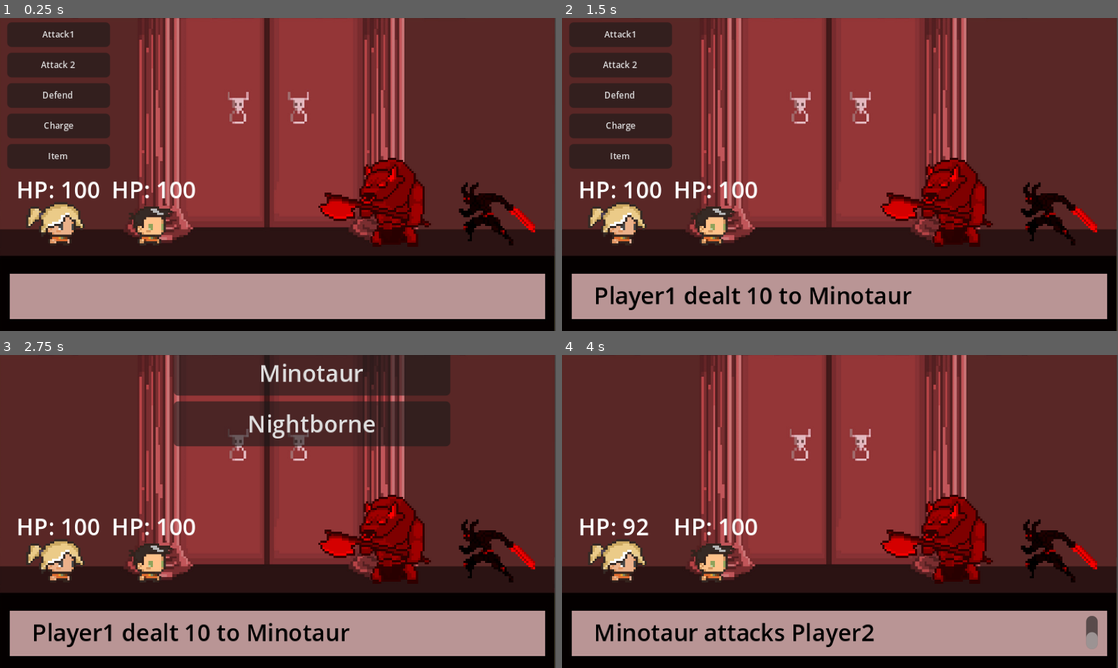
Above: before the commit, frames 1-4 (two rows, left to right).
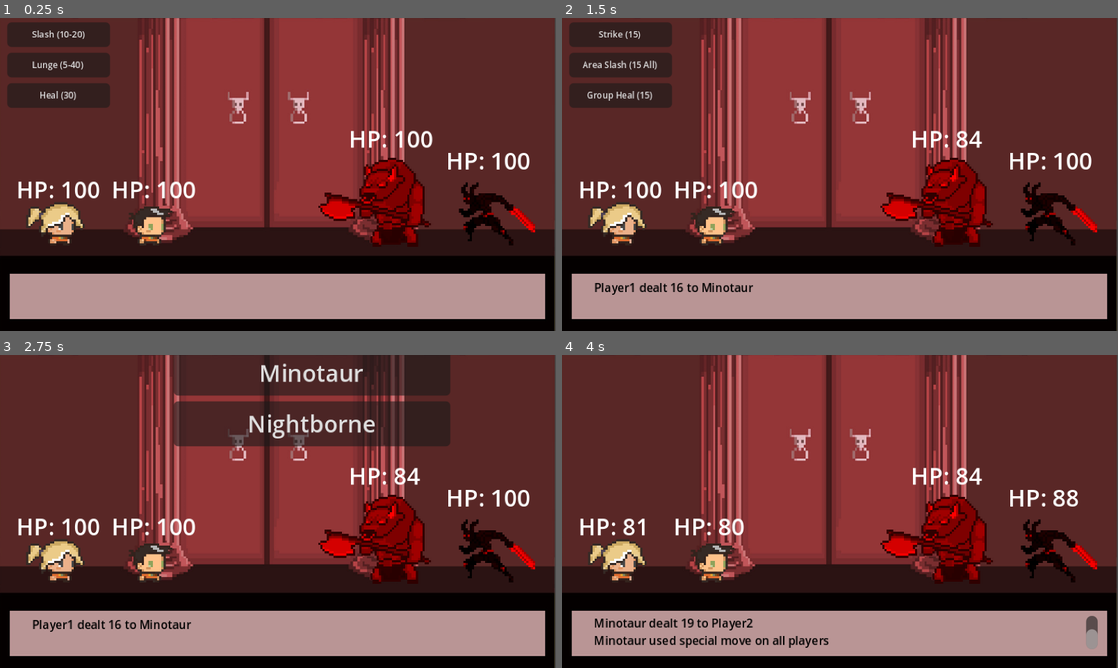
Above: after the commit, the same moments.

Repository: lucasjanta/turn-based-JRPG
Game: Godot game, scene res://scenes/combat_scene.tscn
The game is run twice, just before and just after one commit, with the same random seed, the same clock (stepped at 60 frames per second) and the same inputs.
Inputs:
- Up to frame 1 (0.25 s): no input
- Up to frame 2 (1.5 s): click "Attack1" (after the commit: "Slash (10-20)") at 0.5 s; click "Minotaur" at 1.25 s
- Up to frame 3 (2.75 s): click "Attack1" (after the commit: "Strike (15)") at 2 s
- Up to frame 4 (4 s): click "Nightborne" at 2.75 s; tap Enter at 3.5 s

The runs differ from the first frame. In frame 1, 3.9% of the frame differs, in the area x 1-96%, y 4-49%; in frame 2, 5.5%, in the area x 1-96%, y 4-94%; in frame 3, 2.2%; in frame 4, 2.8%.

Commit message:
almost everything working

Diff:
--- a/scenes/combat_scene.tscn
+++ b/scenes/combat_scene.tscn
@@ -61,6 +61,13 @@
 texture = ExtResource("8_g0m11")
 flip_h = true
 
+[node name="hplabel3" type="Label" parent="Minotaur"]
+offset_left = -29.0
+offset_top = -62.0
+offset_right = 29.0
+offset_bottom = -39.0
+text = "HP: 100"
+
 [node name="Nightborne" type="Node2D" parent="." groups=["enemies"]]
 position = Vector2(338, 121)
 script = ExtResource("6_6sw3s")
@@ -70,6 +77,13 @@
 scale = Vector2(1.5, 1.5)
 texture = ExtResource("10_5qq3q")
 flip_h = true
+
+[node name="hplabel4" type="Label" parent="Nightborne"]
+offset_left = -30.0
+offset_top = -34.0
+offset_right = 28.0
+offset_bottom = -11.0
+text = "HP: 100"
 
 [node name="UI" type="Control" parent="."]
 layout_mode = 3
@@ -93,20 +107,10 @@
 theme_override_font_sizes/font_size = 6
 text = "Attack 2"
 
-[node name="Defend" type="Button" parent="UI/ActionMenu"]
+[node name="Heal" type="Button" parent="UI/ActionMenu"]
 layout_mode = 2
 theme_override_font_sizes/font_size = 6
-text = "Defend"
-
-[node name="Charge" type="Button" parent="UI/ActionMenu"]
-layout_mode = 2
-theme_override_font_sizes/font_size = 6
-text = "Charge"
-
-[node name="Item" type="Button" parent="UI/ActionMenu"]
-layout_mode = 2
-theme_override_font_sizes/font_size = 6
-text = "Item"
+text = "Heal"
 
 [node name="TargetSelector" type="Control" parent="UI"]
 layout_mode = 1
@@ -136,4 +140,5 @@
 grow_horizontal = 2
 grow_vertical = 0
 theme_override_colors/default_color = Color(0, 0, 0, 1)
+theme_override_font_sizes/normal_font_size = 8
 scroll_following = true
--- a/scripts/CombatScene.gd
+++ b/scripts/CombatScene.gd
@@ -19,9 +19,14 @@
 	if is_battle_over():
 		return
 
+	# Remove mortos da fila
+	turn_queue = turn_queue.filter(func(actor): return not actor.is_dead())
+
+	if turn_queue.size() == 0:
+		return
+
 	current_actor = turn_queue.pop_front()
 	turn_queue.append(current_actor)
-	print(current_actor)
 
 	if current_actor in players:
 		is_player_turn = true
@@ -44,17 +49,26 @@
 	return false
 
 func on_player_action(action: String, target):
-	match action:
-		"Attack1":
-			current_actor.attack(target, 10, 0.2)
-		"Attack2":
-			current_actor.attack(target, 20, 0.5)
-		"Defend":
-			current_actor.defend()
-		"Charge":
-			current_actor.charge()
-		"Item":
-			current_actor.use_item("potion")
+	if current_actor.name == "Player1":
+		match action:
+			"Attack1":
+				current_actor.attack(target, randi_range(10, 20), 0.2)
+			"Attack2":
+				current_actor.attack(target, randi_range(5, 40), 0.5)
+			"Heal":
+				current_actor.heal(30)
+	elif current_actor.name == "Player2":
+		match action:
+			"Attack1":
+				current_actor.attack(target, 15, 0.1)
+			"Attack2":
+				for enemy in enemies:
+					if not enemy.is_dead():
+						current_actor.attack(enemy, 15, 0.1)
+			"Heal":
+				for player in players:
+					if not player.is_dead():
+						player.heal(15)
 
 	start_next_turn()
 
@@ -63,15 +77,27 @@
 	if targets.size() == 0:
 		return
 
-	var target = targets[randi() % targets.size()]
 	var move = randi() % 2
 
-	if move == 0:
-		enemy.attack(target, 8, 0.2)
-		$UI.show_battle_message(enemy.name + " attacks " + target.name)
-	else:
-		enemy.special_move(target)
-		$UI.show_battle_message(enemy.name + " used special move on " + target.name)
+	if enemy.name == "Minotaur":
+		if move == 0:
+			var target = targets[randi() % targets.size()]
+			enemy.attack(target, randi_range(10, 15), 0.1)
+			$UI.show_battle_message(enemy.name + " attacks " + target.name)
+		else:
+			for player in players:
+				if not player.is_dead():
+					enemy.attack(player, 20, 0.1)
+			$UI.show_battle_message(enemy.name + " used special move on all players")
+	elif enemy.name == "Nightborne":
+		if move == 0:
+			var target = targets[randi() % targets.size()]
+			enemy.attack(target, randi_range(15, 20), 0.1)
+			$UI.show_battle_message(enemy.name + " attacks " + target.name)
+		else:
+			var target = targets[randi() % targets.size()]
+			enemy.attack(target, 30, 0.1)
+			$UI.show_battle_message(enemy.name + " used powerful strike on " + target.name)
 
 	await get_tree().create_timer(1.0).timeout
 	start_next_turn()
--- a/scripts/enemy_1.gd
+++ b/scripts/enemy_1.gd
@@ -25,24 +25,14 @@
 	hp = max(0, hp - dmg)
 	update_ui()
 
-func defend():
-	$"../UI".show_battle_message(name + " is defending")
-	# reduce damage next turn (not implemented in detail here)
-
-func charge():
-	is_charging = true
-	$"../UI".show_battle_message(name + " is charging a powerful attack!")
-
-func use_item(item):
-	if item == "potion":
-		hp = min(max_hp, hp + 30)
-		update_ui()
-		$"../UI".show_battle_message(name + " used a potion")
-
 func special_move(target):
 	var dmg = randi_range(15, 30)
 	target.receive_damage(dmg)
 
+func heal(amount):
+	hp = min(max_hp, hp + amount)
+	update_ui()
+	$UI.show_battle_message(name + " recovered " + str(amount) + " HP")
+
 func update_ui():
-	# update HP bars, etc.
-	pass
+	$hplabel3.text = "HP: " + str(hp)
--- a/scripts/enemy_2.gd
+++ b/scripts/enemy_2.gd
@@ -43,6 +43,10 @@
 	var dmg = randi_range(15, 30)
 	target.receive_damage(dmg)
 
+func heal(amount):
+	hp = min(max_hp, hp + amount)
+	update_ui()
+	$UI.show_battle_message(name + " recovered " + str(amount) + " HP")
+
 func update_ui():
-	# update HP bars, etc.
-	pass
+	$hplabel4.text = "HP: " + str(hp)
--- a/scripts/player_1.gd
+++ b/scripts/player_1.gd
@@ -25,23 +25,10 @@
 	hp = max(0, hp - dmg)
 	update_ui()
 
-func defend():
-	$"../UI".show_battle_message(name + " is defending")
-	# reduce damage next turn (not implemented in detail here)
-
-func charge():
-	is_charging = true
-	$"../UI".show_battle_message(name + " is charging a powerful attack!")
-
-func use_item(item):
-	if item == "potion":
-		hp = min(max_hp, hp + 30)
-		update_ui()
-		$"../UI".show_battle_message(name + " used a potion")
-
-func special_move(target):
-	var dmg = randi_range(15, 30)
-	target.receive_damage(dmg)
+func heal(amount):
+	hp = min(max_hp, hp + amount)
+	update_ui()
+	$"../UI".show_battle_message(name + " recovered " + str(amount) + " HP")
 
 func update_ui():
 	$hplabel.text = "HP: " + str(hp)
--- a/scripts/player_2.gd
+++ b/scripts/player_2.gd
@@ -25,23 +25,10 @@
 	hp = max(0, hp - dmg)
 	update_ui()
 
-func defend():
-	$"../UI".show_battle_message(name + " is defending")
-	# reduce damage next turn (not implemented in detail here)
-
-func charge():
-	is_charging = true
-	$"../UI".show_battle_message(name + " is charging a powerful attack!")
-
-func use_item(item):
-	if item == "potion":
-		hp = min(max_hp, hp + 30)
-		update_ui()
-		$"../UI".show_battle_message(name + " used a potion")
-
-func special_move(target):
-	var dmg = randi_range(15, 30)
-	target.receive_damage(dmg)
+func heal(amount):
+	hp = min(max_hp, hp + amount)
+	update_ui()
+	$"../UI".show_battle_message(name + " recovered " + str(amount) + " HP")
 
 func update_ui():
 	$hplabel2.text = "HP: " + str(hp)
--- a/scripts/target_selector.gd
+++ b/scripts/target_selector.gd
@@ -19,7 +19,7 @@
 		$ButtonsContainer.add_child(btn)
 
 	# Exibe o seletor
-	self.show()
+	show()
 
 func _on_target_selected(target):
 	if target_callback != null:
--- a/scripts/ui.gd
+++ b/scripts/ui.gd
@@ -2,27 +2,44 @@
 
 signal player_action_selected(action, target)
 
+func _ready():
+	$ActionMenu/Attack1.pressed.connect(func(): _on_action_pressed("Attack1"))
+	$ActionMenu/Attack2.pressed.connect(func(): _on_action_pressed("Attack2"))
+	$ActionMenu/Heal.pressed.connect(func(): _on_action_pressed("Heal"))
+
 func show_player_options(player):
 	$ActionMenu.visible = true
-	$ActionMenu/Attack1.pressed.connect(func(): _on_action_pressed("Attack1"))
-	$ActionMenu/Attack2.pressed.connect(func(): _on_action_pressed("Attack2"))
-	$ActionMenu/Defend.pressed.connect(func(): _on_action_pressed("Defend"))
-	$ActionMenu/Charge.pressed.connect(func(): _on_action_pressed("Charge"))
-	$ActionMenu/Item.pressed.connect(func(): _on_action_pressed("Item"))
+	for child in $ActionMenu.get_children():
+		child.visible = false
+
+	if player.name == "Player1":
+		$ActionMenu/Attack1.text = "Slash (10-20)"
+		$ActionMenu/Attack2.text = "Lunge (5-40)"
+		$ActionMenu/Heal.text = "Heal (30)"
+		$ActionMenu/Attack1.visible = true
+		$ActionMenu/Attack2.visible = true
+		$ActionMenu/Heal.visible = true
+	elif player.name == "Player2":
+		$ActionMenu/Attack1.text = "Strike (15)"
+		$ActionMenu/Attack2.text = "Area Slash (15 All)"
+		$ActionMenu/Heal.text = "Group Heal (15)"
+		$ActionMenu/Attack1.visible = true
+		$ActionMenu/Attack2.visible = true
+		$ActionMenu/Heal.visible = true
 
 func _on_action_pressed(action):
 	$ActionMenu.visible = false
-	var targets = get_tree().get_nodes_in_group("enemies")  # ou sua lógica de alvos válidos
+	if action in ["Heal", "GroupHeal"]:
+		emit_signal("player_action_selected", action, null)
+		return
+
+	var targets = get_tree().get_nodes_in_group("enemies")
+	targets = targets.filter(func(e): return not e.is_dead())
 	$TargetSelector.set_target_callback(func(target):
 		emit_signal("player_action_selected", action, target)
 		$TargetSelector.hide()
 	)
 	$TargetSelector.show_targets(targets)
-	$TargetSelector.set_target_callback(func(target):
-		emit_signal("player_action_selected", action, target)
-		print(action, target)
-		$TargetSelector.hide()
-	)
 
 func show_battle_message(text):
 	$BattleLog.text += text + "\n"
